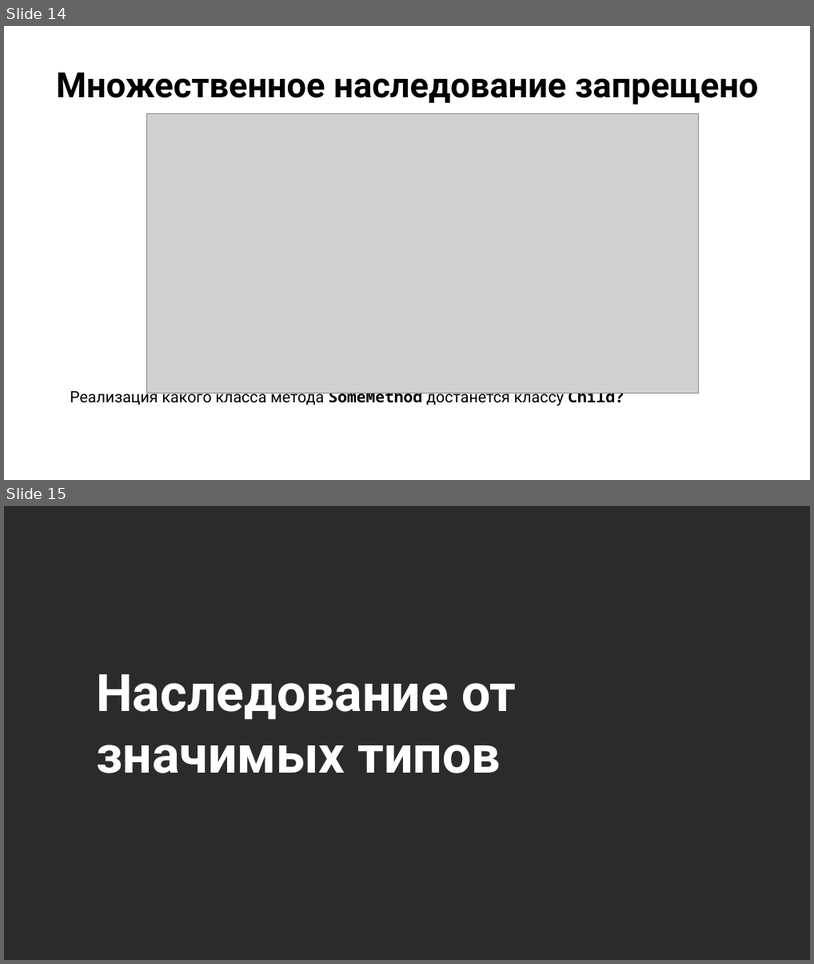
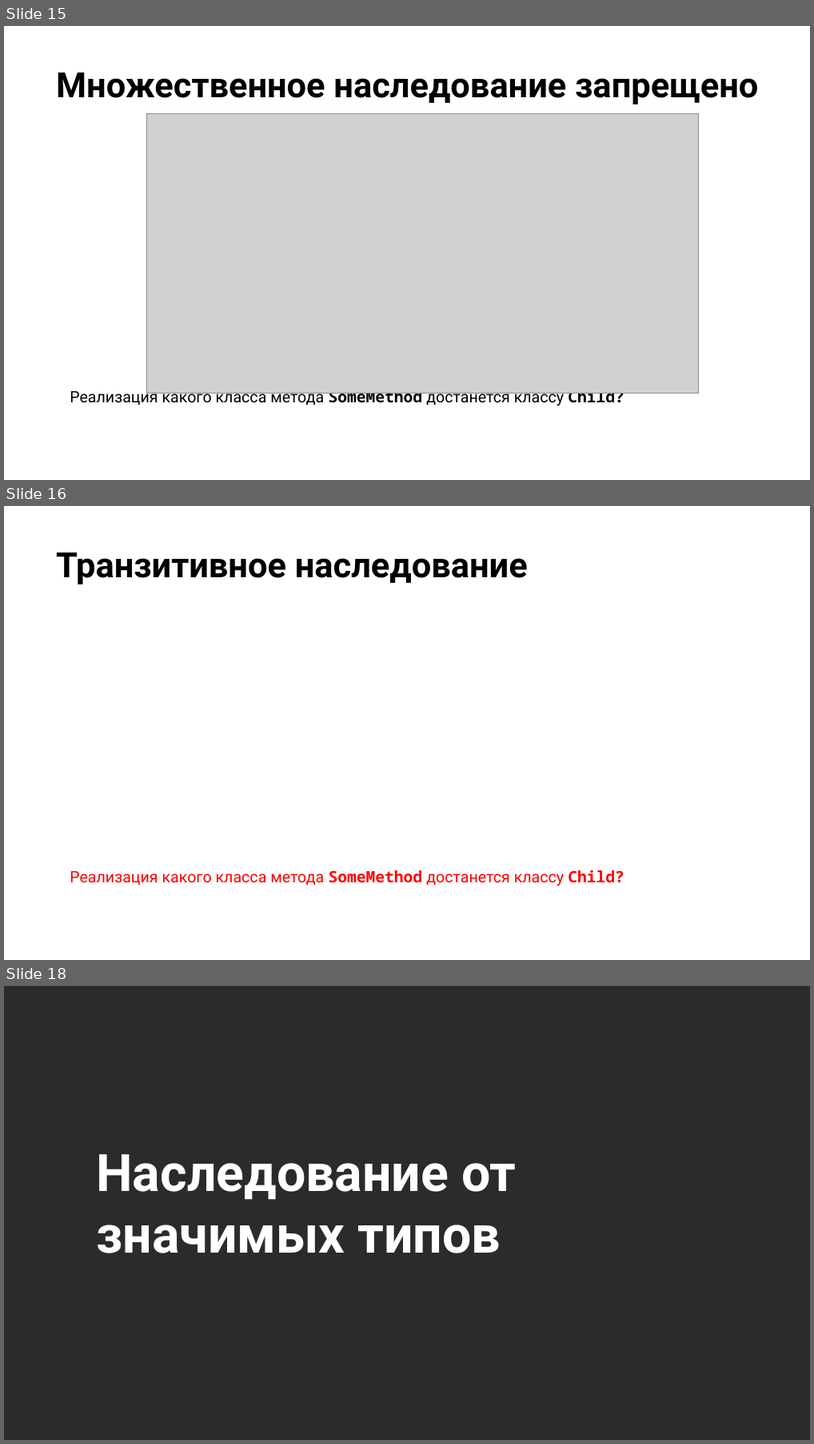
Before and after one commit to NilovPavel/OOP, a slide deck: ООП.pptx. Shown one above the other, each under a label of ours: slides 14 and 15 before the commit, slides 15, 16 and 18 after it; the slides between them are not shown. The pictures are 814x964 and 814x1444 pixels, drawn with LibreOffice and Linux fonts; fonts in the diff are those of the drawing; grey boxes stand for pictures; background and template pictures are left out; a plain dark background stands for a picture behind light text. Boxes give left, top, right and bottom in pixels: in the first picture for what was removed or moved away, otherwise in the second. Text is boxed around its words. In the diff, an @@ line names an element or a change of style, - is before the commit and + after.

```diff
--- a/ООП.pptx
+++ b/ООП.pptx
@@ slide 16 added at [4, 506, 810, 960], background picture (left out) @@
@@ title added at [56, 552, 528, 584], 31 pt, text #000000, bold @@
+Транзитивное наследование
@@ text added at [70, 870, 625, 886], 14 pt, text #FF0000 @@
+Реализация какого класса метода SomeMethod достанется классу Child?
@@ what was slide 14 is now slide 15 @@
@@ what was slide 15 is now slide 18 @@
```
Also in this commit, not shown: 3 slides changed, 3 other slides added, 1 slide removed, 19 other files.
